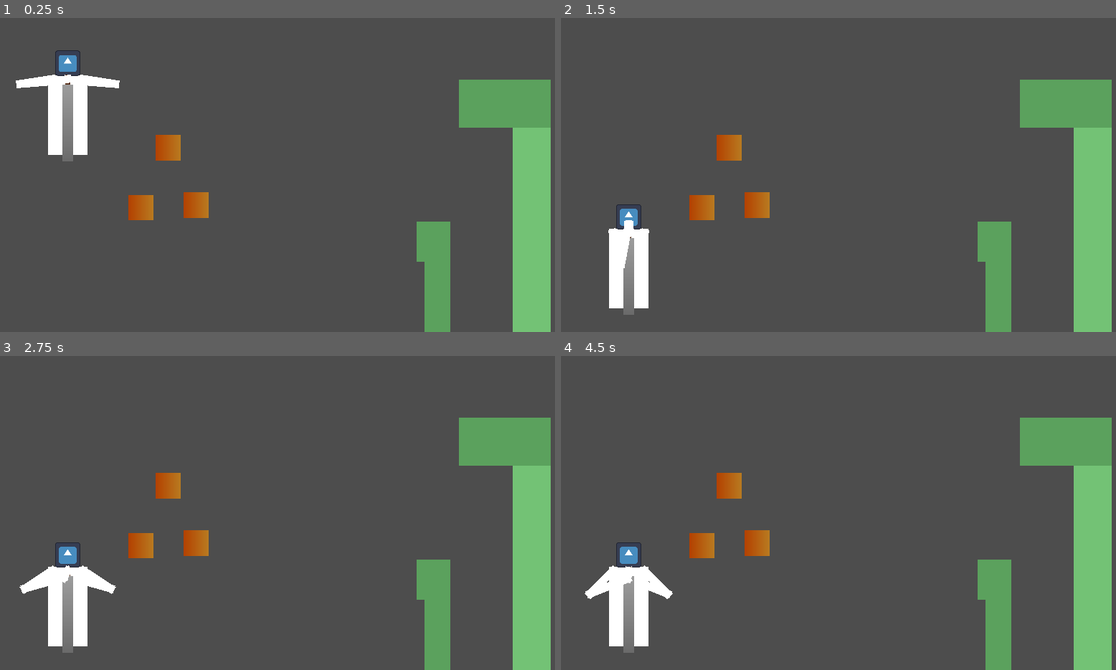
Above: before the commit, frames 1-4 (two rows, left to right).
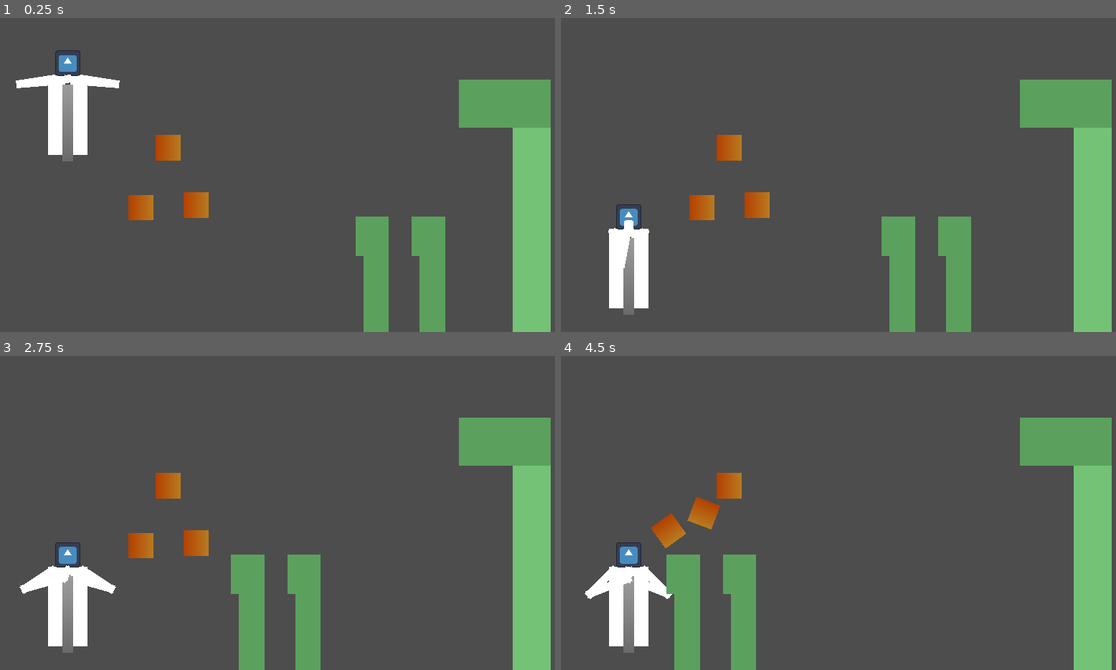
Above: after the commit, the same moments.

Repository: Tchetchouille/Dyspraxia-and-the-Dragon
Game: Godot game, scene res://Actual Project/Scenes/main.tscn
Two runs of this game, one before a commit and one after it. Both use one fixed random seed, a clock stepped at 60 frames per second and the inputs below. The engine's default icon, where the game draws it, is replaced by a stand-in: a white triangle on a blue panel in a dark square.
Inputs:
- Up to frame 1 (0.25 s): no input
- Up to frame 2 (1.5 s): hold Right (ui_right) from 0.53 s (still down)
- Up to frame 3 (2.75 s): release Right (ui_right) at 2.03 s; hold Left (ui_left) from 2.03 s (still down)
- Up to frame 4 (4.5 s): release Left (ui_left) at 2.78 s; hold Right (ui_right) 2.78-4.28 s; hold Left (ui_left) from 4.28 s (still down)

The runs differ from the first frame. In frame 1, 2.6% of the frame differs, in the area x 64-82%, y 63-100%; in frame 2, 5.5%; in frame 3, 5.5%; in frame 4, 7.0%, in the area x 16-82%, y 44-100%.

Commit message:
small claws rework
Created different scene for each claw. Changed collision layers

Diff:
--- a/dyspraxia-and-the-dragon/EXP (Experimental Stuff)/EXP Scenes/exp_celestia_character.tscn
+++ b/dyspraxia-and-the-dragon/EXP (Experimental Stuff)/EXP Scenes/exp_celestia_character.tscn
@@ -36,7 +36,7 @@
 
 [node name="Body" type="CharacterBody2D" parent="."]
 position = Vector2(0, 90)
-collision_mask = 25
+collision_mask = 57
 script = ExtResource("1_55sdg")
 
 [node name="CollisionShape2D" type="CollisionShape2D" parent="Body"]
--- a/dyspraxia-and-the-dragon/EXP (Experimental Stuff)/EXP Scenes/fireball.tscn
+++ b/dyspraxia-and-the-dragon/EXP (Experimental Stuff)/EXP Scenes/exp_fireball.tscn
@@ -9,7 +9,7 @@
 [sub_resource type="CircleShape2D" id="CircleShape2D_me5nh"]
 radius = 36.4006
 
-[node name="Fireball" type="Node2D"]
+[node name="ExpFireball" type="Node2D"]
 
 [node name="RigidBody2D" type="RigidBody2D" parent="."]
 collision_layer = 8
--- /dev/null
+++ b/dyspraxia-and-the-dragon/EXP (Experimental Stuff)/EXP Scenes/exp_left_claws.tscn
@@ -0,0 +1,46 @@
+[gd_scene load_steps=8 format=3 uid="uid://diuvwq45ssf53"]
+
+[ext_resource type="Script" path="res://EXP (Experimental Stuff)/EXP Scripts/exp_left_claw.gd" id="1_ucirr"]
+
+[sub_resource type="Gradient" id="Gradient_y0dt5"]
+colors = PackedColorArray(0.360784, 0.631373, 0.368627, 1, 0.360784, 0.631373, 0.368627, 1)
+
+[sub_resource type="GradientTexture2D" id="GradientTexture2D_k21lw"]
+gradient = SubResource("Gradient_y0dt5")
+
+[sub_resource type="Gradient" id="Gradient_axmoq"]
+colors = PackedColorArray(0.360784, 0.631373, 0.368627, 1, 0.360784, 0.631373, 0.368627, 1)
+
+[sub_resource type="GradientTexture2D" id="GradientTexture2D_1fh53"]
+gradient = SubResource("Gradient_axmoq")
+
+[sub_resource type="RectangleShape2D" id="RectangleShape2D_418cv"]
+size = Vector2(30, 121)
+
+[sub_resource type="RectangleShape2D" id="RectangleShape2D_gu40w"]
+size = Vector2(42, 50)
+
+[node name="ExpLeftClaw" type="Node2D"]
+scale = Vector2(2, 2)
+script = ExtResource("1_ucirr")
+
+[node name="Body" type="AnimatableBody2D" parent="."]
+collision_layer = 16
+
+[node name="Sprite2D2" type="Sprite2D" parent="Body"]
+position = Vector2(-5, -125)
+scale = Vector2(0.65625, 0.78125)
+texture = SubResource("GradientTexture2D_k21lw")
+
+[node name="Sprite2D" type="Sprite2D" parent="Body"]
+position = Vector2(0, -53)
+scale = Vector2(0.5, 1.90625)
+texture = SubResource("GradientTexture2D_1fh53")
+
+[node name="CollisionShape2D" type="CollisionShape2D" parent="Body"]
+position = Vector2(1, -52.5)
+shape = SubResource("RectangleShape2D_418cv")
+
+[node name="CollisionShape2D2" type="CollisionShape2D" parent="Body"]
+position = Vector2(-5, -125)
+shape = SubResource("RectangleShape2D_gu40w")
--- a/dyspraxia-and-the-dragon/EXP (Experimental Stuff)/EXP Scenes/exp_claws.tscn
+++ b/dyspraxia-and-the-dragon/EXP (Experimental Stuff)/EXP Scenes/exp_right_claws.tscn
@@ -1,4 +1,6 @@
-[gd_scene load_steps=7 format=3 uid="uid://diuvwq45ssf53"]
+[gd_scene load_steps=8 format=3 uid="uid://c77gklna32eor"]
+
+[ext_resource type="Script" path="res://EXP (Experimental Stuff)/EXP Scripts/exp_right_claw.gd" id="1_wxmo8"]
 
 [sub_resource type="Gradient" id="Gradient_y0dt5"]
 colors = PackedColorArray(0.360784, 0.631373, 0.368627, 1, 0.360784, 0.631373, 0.368627, 1)
@@ -18,26 +20,27 @@
 [sub_resource type="RectangleShape2D" id="RectangleShape2D_gu40w"]
 size = Vector2(42, 50)
 
-[node name="ExpClaws" type="Node2D"]
+[node name="ExpRightClaw" type="Node2D"]
 scale = Vector2(2, 2)
+script = ExtResource("1_wxmo8")
 
-[node name="CharacterBody2D" type="CharacterBody2D" parent="."]
+[node name="Body" type="AnimatableBody2D" parent="."]
 collision_layer = 16
 
-[node name="Sprite2D2" type="Sprite2D" parent="CharacterBody2D"]
+[node name="Sprite2D2" type="Sprite2D" parent="Body"]
 position = Vector2(-5, -125)
 scale = Vector2(0.65625, 0.78125)
 texture = SubResource("GradientTexture2D_k21lw")
 
-[node name="Sprite2D" type="Sprite2D" parent="CharacterBody2D"]
+[node name="Sprite2D" type="Sprite2D" parent="Body"]
 position = Vector2(0, -53)
 scale = Vector2(0.5, 1.90625)
 texture = SubResource("GradientTexture2D_1fh53")
 
-[node name="CollisionShape2D" type="CollisionShape2D" parent="CharacterBody2D"]
+[node name="CollisionShape2D" type="CollisionShape2D" parent="Body"]
 position = Vector2(1, -52.5)
 shape = SubResource("RectangleShape2D_418cv")
 
-[node name="CollisionShape2D2" type="CollisionShape2D" parent="CharacterBody2D"]
+[node name="CollisionShape2D2" type="CollisionShape2D" parent="Body"]
 position = Vector2(-5, -125)
 shape = SubResource("RectangleShape2D_gu40w")
--- a/dyspraxia-and-the-dragon/EXP (Experimental Stuff)/EXP Scenes/experimental_main.tscn
+++ b/dyspraxia-and-the-dragon/EXP (Experimental Stuff)/EXP Scenes/experimental_main.tscn
@@ -1,19 +1,22 @@
-[gd_scene load_steps=6 format=3 uid="uid://ba2rqmnvxem0s"]
+[gd_scene load_steps=8 format=3 uid="uid://ba2rqmnvxem0s"]
 
 [ext_resource type="PackedScene" uid="uid://ce61kpweab77u" path="res://EXP (Experimental Stuff)/EXP Scenes/exp_celestia_character.tscn" id="1_ctpsc"]
 [ext_resource type="PackedScene" uid="uid://dptogfynpfrby" path="res://EXP (Experimental Stuff)/EXP Scenes/exp_dragon.tscn" id="2_a6sh8"]
-[ext_resource type="PackedScene" uid="uid://cqsfsi46c4js3" path="res://EXP (Experimental Stuff)/EXP Scenes/fireball.tscn" id="3_yb7sn"]
-[ext_resource type="PackedScene" uid="uid://diuvwq45ssf53" path="res://EXP (Experimental Stuff)/EXP Scenes/exp_claws.tscn" id="4_shbmw"]
+[ext_resource type="PackedScene" uid="uid://cqsfsi46c4js3" path="res://EXP (Experimental Stuff)/EXP Scenes/exp_fireball.tscn" id="3_yb7sn"]
+[ext_resource type="PackedScene" uid="uid://diuvwq45ssf53" path="res://EXP (Experimental Stuff)/EXP Scenes/exp_left_claws.tscn" id="4_shbmw"]
+[ext_resource type="PackedScene" uid="uid://cfl2bqo0qhiq2" path="res://EXP (Experimental Stuff)/EXP Scenes/game_manager.tscn" id="5_5jx3x"]
+[ext_resource type="PackedScene" uid="uid://c77gklna32eor" path="res://EXP (Experimental Stuff)/EXP Scenes/exp_right_claws.tscn" id="6_lw3kf"]
 
 [sub_resource type="WorldBoundaryShape2D" id="WorldBoundaryShape2D_bavmj"]
 
 [node name="ExperimentalMain" type="Node"]
 
-[node name="StaticBody2D" type="StaticBody2D" parent="."]
+[node name="Floor" type="StaticBody2D" parent="."]
 position = Vector2(0, 750)
 scale = Vector2(60, 1)
+collision_layer = 32
 
-[node name="CollisionShape2D" type="CollisionShape2D" parent="StaticBody2D"]
+[node name="CollisionShape2D" type="CollisionShape2D" parent="Floor"]
 shape = SubResource("WorldBoundaryShape2D_bavmj")
 
 [node name="Camera2D" type="Camera2D" parent="."]
@@ -35,5 +38,13 @@
 [node name="ExpCelestiaCharacter" parent="." instance=ExtResource("1_ctpsc")]
 position = Vector2(170, 102)
 
-[node name="ExpClaws" parent="." instance=ExtResource("4_shbmw")]
-position = Vector2(1098, 833)
+[node name="GameManager" parent="." instance=ExtResource("5_5jx3x")]
+
+[node name="ExpLeftClaws" parent="." instance=ExtResource("4_shbmw")]
+position = Vector2(944, 820)
+
+[node name="ExpRightClaw" parent="." instance=ExtResource("6_lw3kf")]
+position = Vector2(1085, 820)
+
+[connection signal="left_claw_attack" from="GameManager" to="ExpLeftClaws" method="_on_game_manager_left_claw_attack"]
+[connection signal="right_claw_attack" from="GameManager" to="ExpRightClaw" method="_on_game_manager_right_claw_attack"]
--- /dev/null
+++ b/dyspraxia-and-the-dragon/EXP (Experimental Stuff)/EXP Scenes/game_manager.tscn
@@ -0,0 +1,6 @@
+[gd_scene load_steps=2 format=3 uid="uid://cfl2bqo0qhiq2"]
+
+[ext_resource type="Script" path="res://EXP (Experimental Stuff)/EXP Scripts/game_manager.gd" id="1_vlmfa"]
+
+[node name="GameManager" type="Node"]
+script = ExtResource("1_vlmfa")
--- /dev/null
+++ b/dyspraxia-and-the-dragon/EXP (Experimental Stuff)/EXP Scripts/exp_left_claw.gd
@@ -0,0 +1,10 @@
+extends Node2D
+
+@export var attack_speed = 3
+var active = 0
+
+func _on_game_manager_left_claw_attack() -> void:
+	active = 1
+
+func _physics_process(delta: float) -> void:
+	$Body.move_and_collide(Vector2(-attack_speed * active, 0))
--- /dev/null
+++ b/dyspraxia-and-the-dragon/EXP (Experimental Stuff)/EXP Scripts/exp_right_claw.gd
@@ -0,0 +1,10 @@
+extends Node2D
+
+@export var attack_speed = 3
+var active = 0
+
+func _on_game_manager_right_claw_attack() -> void:
+	active = 1
+
+func _physics_process(delta: float) -> void:
+	$Body.move_and_collide(Vector2(-attack_speed * active, 0))
--- /dev/null
+++ b/dyspraxia-and-the-dragon/EXP (Experimental Stuff)/EXP Scripts/game_manager.gd
@@ -0,0 +1,38 @@
+extends Node
+
+# Used to adapt the agressivity of the dragon
+@export var fireball_threshold : int = 90
+@export var claw_threshold : int = 80
+# Count of currently available claws
+var claw_count : int = 2
+# Used to count seconds
+var time : float = 0
+var rng = RandomNumberGenerator.new()
+# Signal used to trigger the claw attacks
+signal left_claw_attack
+signal right_claw_attack
+
+# Called when the node enters the scene tree for the first time.
+func _ready() -> void:
+	pass # Replace with function body.
+
+# Called every frame. 'delta' is the elapsed time since the previous frame.
+func _process(delta: float) -> void:
+	# Triggers a dragon action every second
+	time += delta
+	if time >= 1:
+		dragon_action(claw_count)
+		time = 0
+
+func dragon_action(c_count):
+	# The dragon "rolls a dice". If it is low enough and if a claw is available, it triggers a claw attack.
+	# Otherwise, if the roll is low enough, it triggers a fireball attack.
+	var chance = rng.randi_range(0, 100)
+	if claw_threshold >= chance and claw_count > 0:
+		print(chance)
+		print("CLAW ATTACK !")
+		left_claw_attack.emit()
+		right_claw_attack.emit()
+	elif fireball_threshold >= chance:
+			print(chance)
+			print("Fireball")
--- a/dyspraxia-and-the-dragon/project.godot
+++ b/dyspraxia-and-the-dragon/project.godot
@@ -88,6 +88,7 @@
 2d_physics/layer_3="Sword"
 2d_physics/layer_4="Fireballs"
 2d_physics/layer_5="Dragon"
+2d_physics/layer_6="Floor"
 
 [physics]
 
